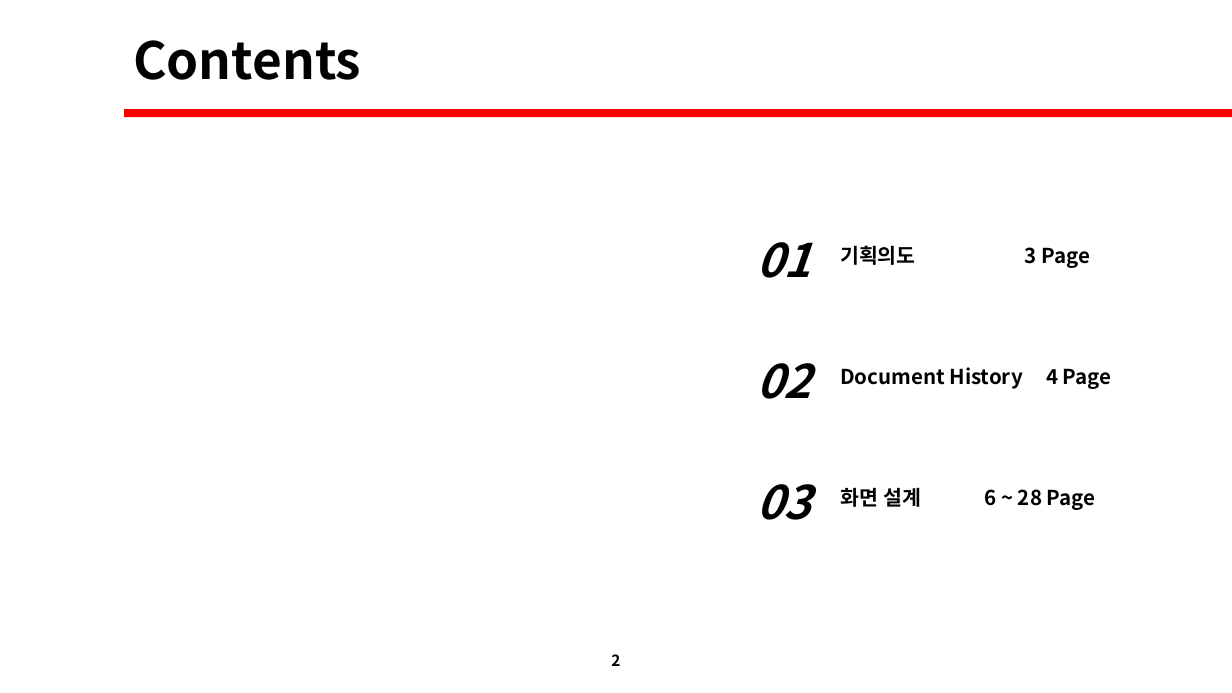
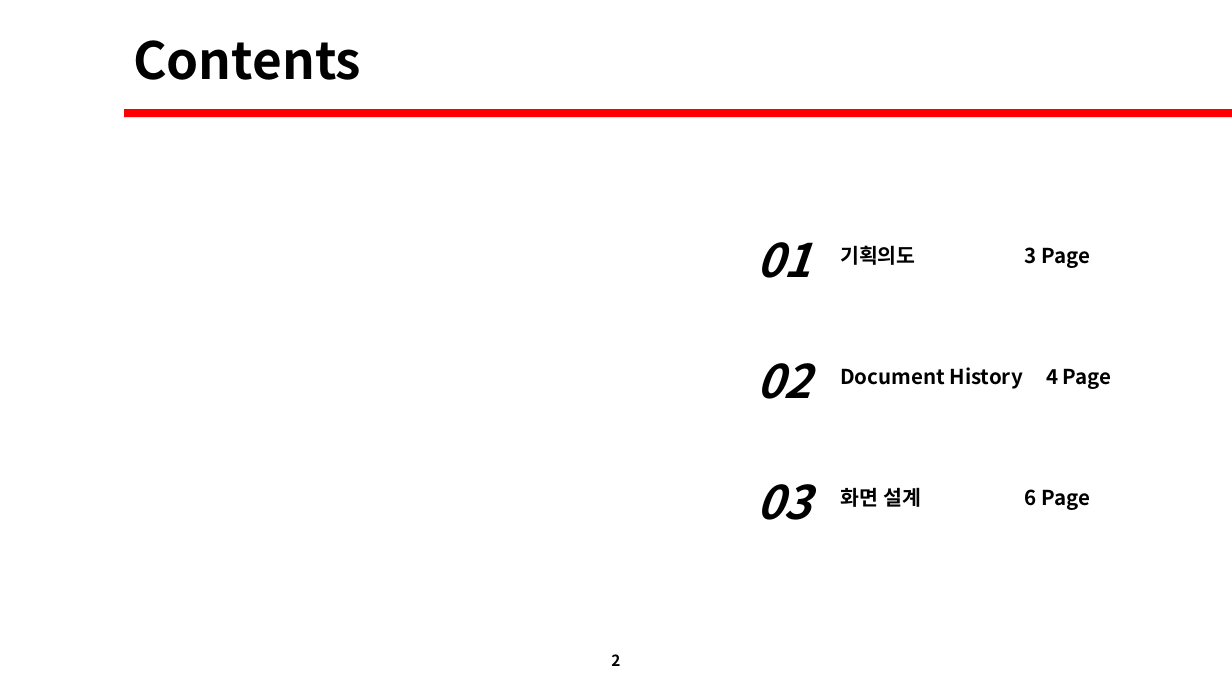
Before and after one commit to David-Ha-1217/Publisher_Portfolio, a slide deck: slide 2 of Documents/화면설계서.pptx. Drawn at 1232x693 pixels with LibreOffice and Linux fonts; fonts in the diff are those of the drawing. Boxes give left, top, right and bottom in pixels: in the first picture for what was removed or moved away, otherwise in the second. Text is boxed around its words. In the diff, an @@ line names an element or a change of style, - is before the commit and + after.

```diff
--- a/Documents/화면설계서.pptx
+++ b/Documents/화면설계서.pptx
@@ text at (x1=840, y1=487, x2=1090, y2=510): text changed @@
-화면 설계 6 ~ 28 Page
+화면 설계 6 Page
```
Also in this commit, not shown: 2 other slides changed, 1 slide removed, 17 other files.
